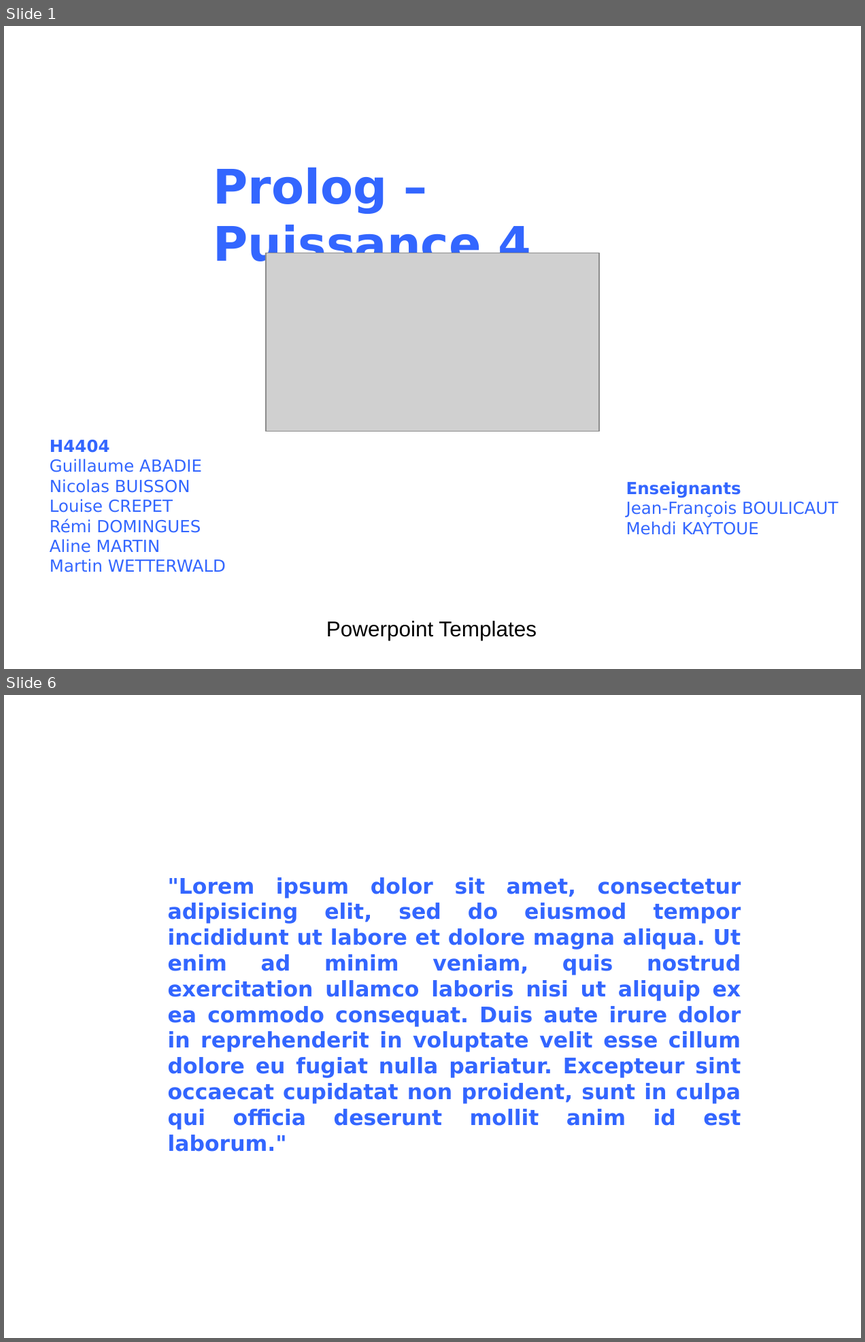
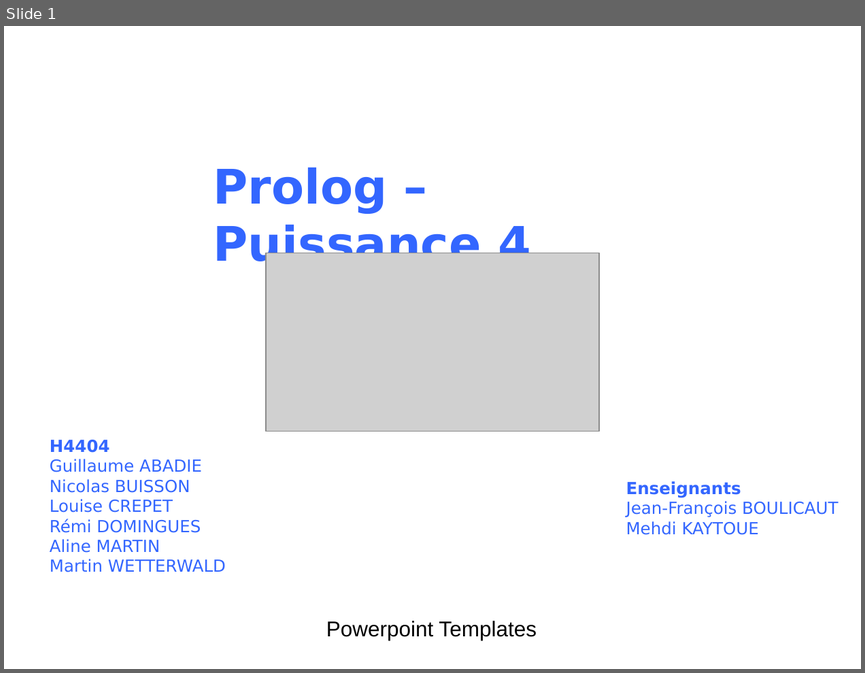
Before and after one commit to INSA-4IF-H4404-2013-2014/Connect-Four, a slide deck: presentation.ppt. Shown one above the other, each under a label of ours: slides 1 and 6 before the commit, slide 1 after it; the slides between them are not shown. The pictures are 865x1342 and 865x673 pixels, drawn with LibreOffice and Linux fonts; fonts in the diff are those of the drawing; grey boxes stand for pictures; background and template pictures are left out. Boxes give left, top, right and bottom in pixels: in the first picture for what was removed or moved away, otherwise in the second. Text is boxed around its words. In the diff, an @@ line names an element or a change of style, - is before the commit and + after.

```diff
--- a/presentation.ppt
+++ b/presentation.ppt
@@ slide 6 removed at box(4, 695, 861, 1338), background picture (left out); not listed: 1 template element that a slide beside it also shows @@
@@ text removed at box(60, 699, 537, 754) @@
-Fonctionnement des IAs
@@ text removed at box(168, 877, 741, 1151) @@
-"Lorem ipsum dolor sit amet, consectetur adipisicing elit, sed do eiusmod tempor incididunt ut labore et dolore magna aliqua. Ut enim ad minim veniam, quis nostrud exercitation ullamco laboris nisi ut aliquip ex ea commodo consequat. Duis aute irure dolor in reprehenderit in voluptate velit esse cillum dolore eu fugiat nulla pariatur. Excepteur sint occaecat cupidatat non proident, sunt in culpa qui officia deserunt mollit anim id est laborum."
```
Also in this commit, not shown: 1 slide changed, 3 slides added, 3 other slides removed.
